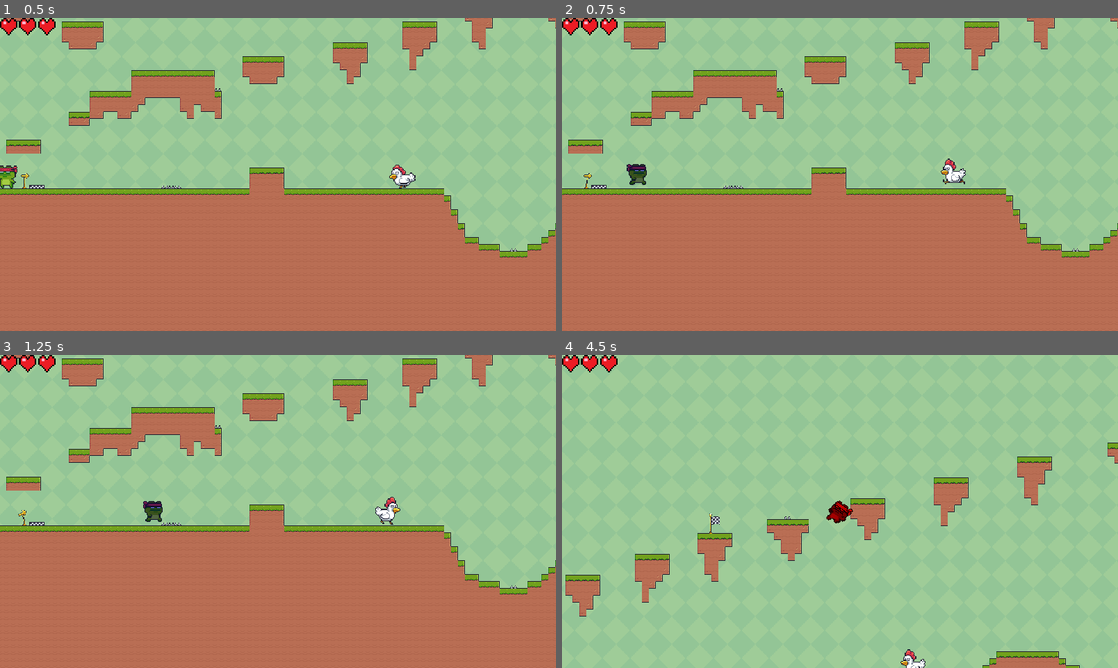
Above: before the commit, frames 1-4 (two rows, left to right).
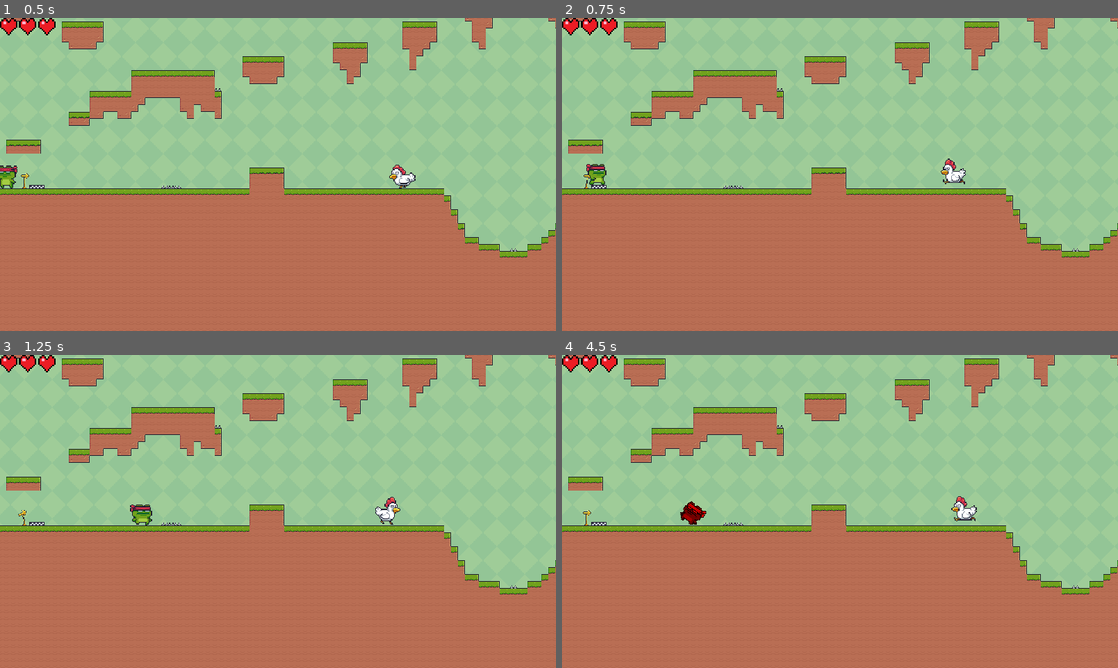
Above: after the commit, the same moments.

Repository: Jleehy/2DPlatformGame
Game: Godot game, scene res://scenes/levels/level_1.tscn
The game is run twice, just before and just after one commit, with the same random seed, the same clock (stepped at 60 frames per second) and the same inputs. The project has no main scene, so this scene is started directly.
Inputs:
- Up to frame 1 (0.5 s): no input
- Up to frame 2 (0.75 s): hold D (move_right) from 0.53 s (still down); tap Shift (dash) at 0.6 s
- Up to frame 3 (1.25 s): keep holding D (move_right); tap Space (jump) at 0.77 s
- Up to frame 4 (4.5 s): tap S (crouch) at 1.35 s; tap Space (jump) at 1.52, 3.02, 3.77 s; tap Shift (dash) at 1.55, 2.1, 3.05, 3.8 s; release D (move_right) at 2.03 s; hold A (move_left) 2.03-2.78 s; hold D (move_right) 2.78-4.28 s; tap U (dev_next_checkpoint) at 2.85 s; tap Y (dev_previous_checkpoint) at 3.6 s; hold A (move_left) from 4.28 s (still down); tap T (trigger_self_death) at 4.35 s

Frame 1 is identical in both runs. In frame 2, 0.4% of the frame differs, in the area x 4-16%, y 46-54%; in frame 3, 0.3%; in frame 4, 49%, in the area x 0-100%, y 0-100%.

Commit message:
Add files via upload

Diff:
--- a/2d-platformer/entities/player/player.gd
+++ b/2d-platformer/entities/player/player.gd
@@ -26,6 +26,7 @@
 @export var dash_speed: float = 1500
 @export var dash_duration: float = 0.25
 @export var dash_cooldown: float = 0.5
+@export var dash_unlocked: bool = false
 var is_dashing: bool = false
 var can_dash: bool = true
 
@@ -132,6 +133,8 @@
 		velocity.y = jump_speed
 
 func handle_dash() -> void:
+	if not dash_unlocked:
+		return  # Prevent dashing if not unlocked
 	if not can_dash:
 		modulate = Color(0.5, 0.5, 1, 1)
 	else:
